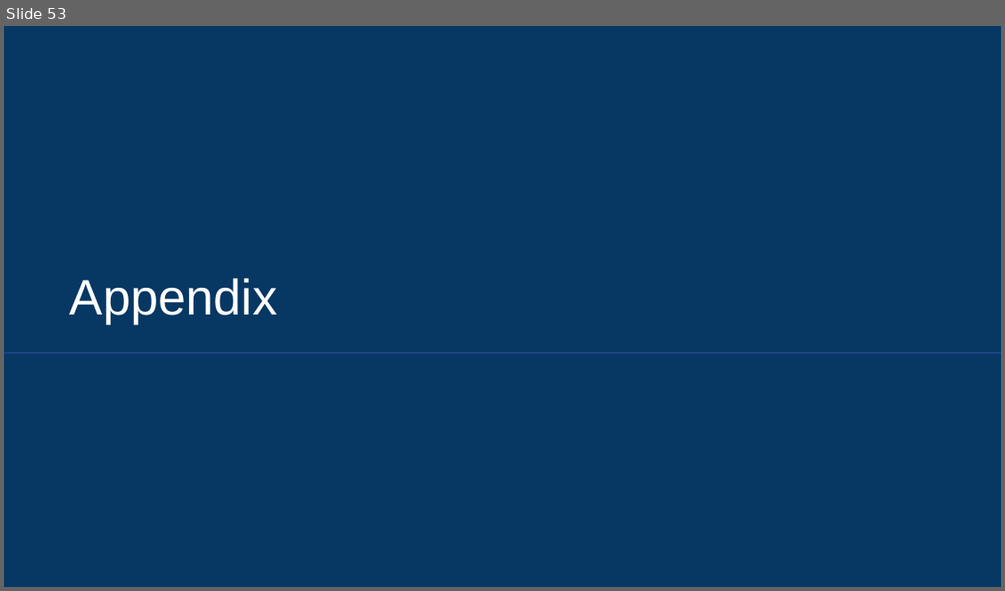
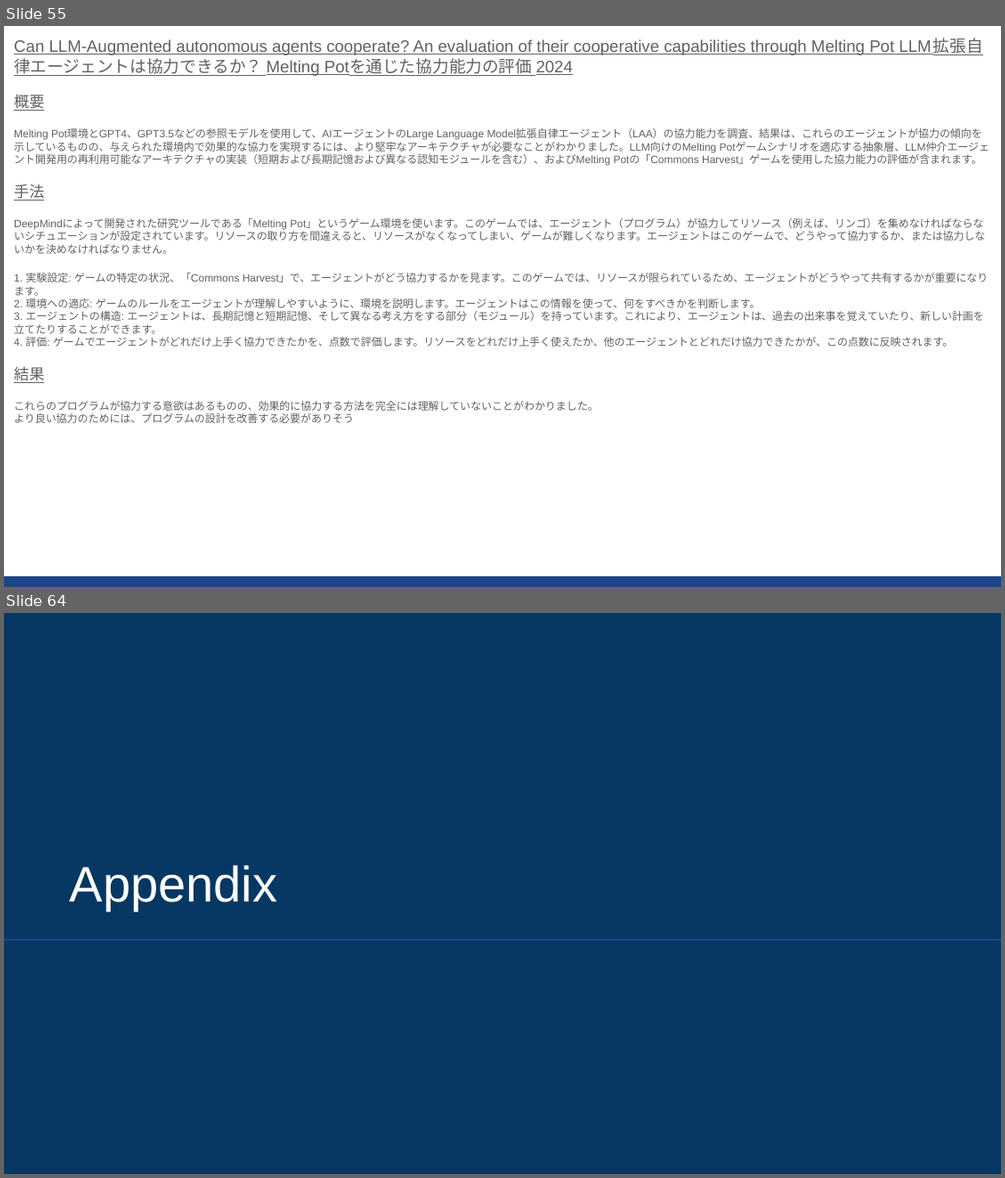
Before and after one commit to sekihan02/code_sundbox, a slide deck: 2024_LLM論文要約_3.pptx. Shown one above the other, each under a label of ours: slide 53 before the commit, slides 55 and 64 after it; the slides between them are not shown. The pictures are 1005x591 and 1005x1178 pixels, drawn with LibreOffice and Linux fonts; fonts in the diff are those of the drawing. Boxes give left, top, right and bottom in pixels: in the first picture for what was removed or moved away, otherwise in the second. Text is boxed around its words. In the diff, an @@ line names an element or a change of style, - is before the commit and + after.

```diff
--- a/2024_LLM論文要約_3.pptx
+++ b/2024_LLM論文要約_3.pptx
@@ slide 55 added at (4, 26, 1001, 587), background #FFFFFF @@
@@ text added at (14, 39, 989, 423), 7.6 pt, text #616161 @@
+Can LLM-Augmented autonomous agents cooperate? An evaluation of their cooperative capabilities through Melting Pot LLM拡張自律エージェントは協力できるか？ Melting Potを通じた協力能力の評価 2024
+概要
+Melting Pot環境とGPT4、GPT3.5などの参照モデルを使用して、AIエージェントのLarge Language Model拡張自律エージェント（LAA）の協力能力を調査、結果は、これらのエージェントが協力の傾向を示しているものの、与えられた環境内で効果的な協力を実現するには、より堅牢なアーキテクチャが必要なことがわかりました。LLM向けのMelting Potゲームシナリオを適応する抽象層、LLM仲介エージェント開発用の再利用可能なアーキテクチャの実装（短期および長期記憶および異なる認知モジュールを含む）、およびMelting Potの「Commons Harvest」ゲームを使用した協力能力の評価が含まれます。
+手法
+DeepMindによって開発された研究ツールである「Melting Pot」というゲーム環境を使います。このゲームでは、エージェント（プログラム）が協力してリソース（例えば、リンゴ）を集めなければならないシチュエーションが設定されています。リソースの取り方を間違えると、リソースがなくなってしまい、ゲームが難しくなります。エージェントはこのゲームで、どうやって協力するか、または協力しないかを決めなければなりません。
+1. 実験設定: ゲームの特定の状況、「Commons Harvest」で、エージェントがどう協力するかを見ます。このゲームでは、リソースが限られているため、エージェントがどうやって共有するかが重要になります。
+2. 環境への適応: ゲームのルールをエージェントが理解しやすいように、環境を説明します。エージェントはこの情報を使って、何をすべきかを判断します。
+3. エージェントの構造: エージェントは、長期記憶と短期記憶、そして異なる考え方をする部分（モジュール）を持っています。これにより、エージェントは、過去の出来事を覚えていたり、新しい計画を立てたりすることができます。
+4. 評価: ゲームでエージェントがどれだけ上手く協力できたかを、点数で評価します。リソースをどれだけ上手く使えたか、他のエージェントとどれだけ協力できたかが、この点数に反映されます。
+結果
+これらのプログラムが協力する意欲はあるものの、効果的に協力する方法を完全には理解していないことがわかりました。
+より良い協力のためには、プログラムの設計を改善する必要がありそう
@@ rectangle added at (4, 576, 1001, 587), fill #1C4587 @@
@@ what was slide 53 is now slide 64 @@
```
Also in this commit, not shown: 10 other slides added, 1 other file.
